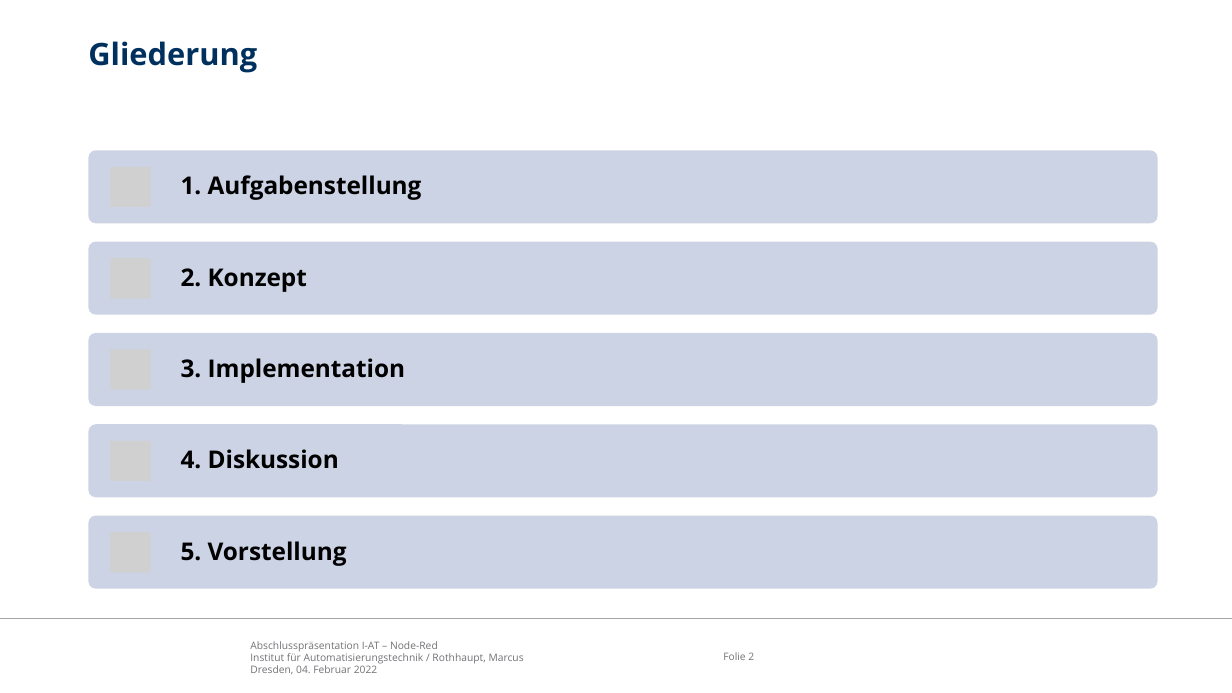
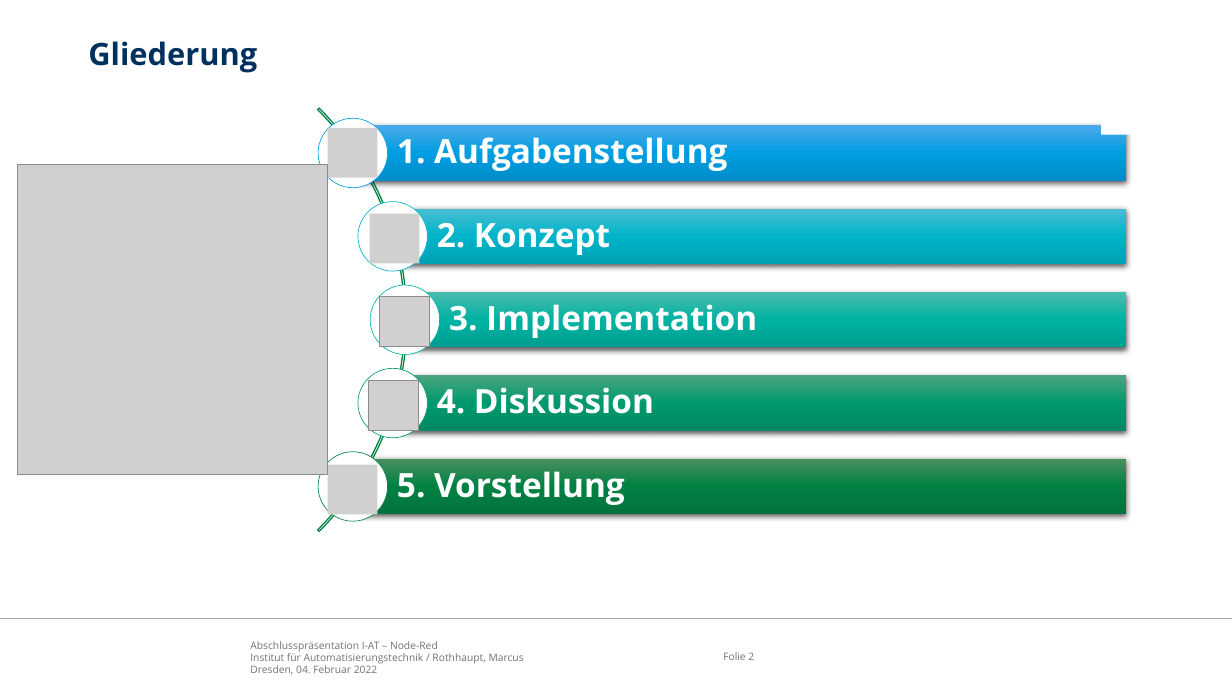
Before and after one commit to appist-dev/agteletud-node-red, a slide deck: slide 2 of docs/presentation/Abschlusspräsentation Node-Red.pptx. Drawn at 1232x693 pixels with LibreOffice and Linux fonts; fonts in the diff are those of the drawing; grey boxes stand for pictures; background and template pictures are left out. Boxes give left, top, right and bottom in pixels: in the first picture for what was removed or moved away, otherwise in the second. Text is boxed around its words. In the diff, an @@ line names an element or a change of style, - is before the commit and + after.

```diff
--- a/docs/presentation/Abschlusspräsentation Node-Red.pptx
+++ b/docs/presentation/Abschlusspräsentation Node-Red.pptx
@@ rectangle added at (1102, 0, 1232, 135), fill #FFFFFF @@
@@ picture added at (328, 128, 378, 177) @@
@@ text "1. Aufgabenstellung": place and size @@
-text "1. Aufgabenstellung" at (181, 175, 422, 200)
+text "1. Aufgabenstellung" at (397, 132, 727, 171)
@@ picture added at (18, 165, 328, 475) @@
@@ text "2. Konzept": place and size @@
-text "2. Konzept" at (181, 268, 307, 292)
+text "2. Konzept" at (437, 222, 610, 255)
@@ picture added at (370, 213, 420, 263) @@
@@ picture added at (380, 297, 430, 347) @@
@@ text "3. Implementation": place and size @@
-text "3. Implementation" at (181, 358, 406, 383)
+text "3. Implementation" at (449, 304, 757, 338)
@@ picture added at (369, 381, 419, 431) @@
@@ size 19 to 26 pt, text colour #000000 to #FFFFFF; more space between paragraphs in 5 elements at (397, 132, 727, 171), (437, 222, 610, 255), (397, 471, 625, 505), (449, 304, 757, 338), (437, 387, 654, 414) @@
@@ text "4. Diskussion": place and size @@
-text "4. Diskussion" at (181, 449, 339, 469)
+text "4. Diskussion" at (437, 387, 654, 414)
@@ group added at (0, 20, 1127, 619): 5 rectangles, 5 ellipses, 1 arch (boxed as its full ring) @@
@@ picture added at (328, 465, 378, 515) @@
@@ text "5. Vorstellung": place and size @@
-text "5. Vorstellung" at (181, 541, 347, 566)
+text "5. Vorstellung" at (397, 471, 625, 505)
@@ group removed at (89, 151, 1158, 589): 5 rounded rectangles, 5 pictures @@
```
Also in this commit, not shown: 3 other slides changed, 12 slides added, 1 slide removed, 3 other files.
